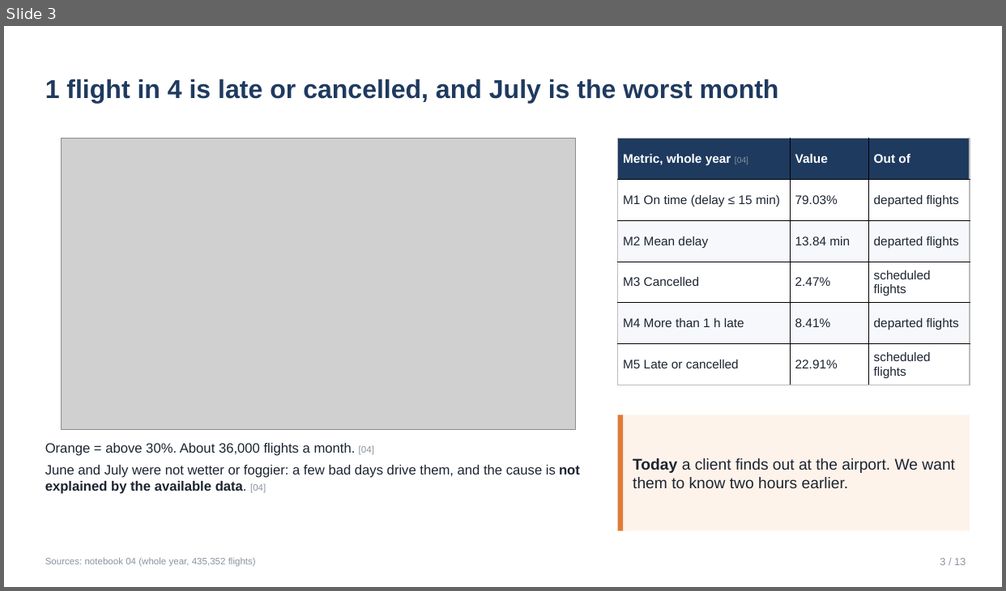
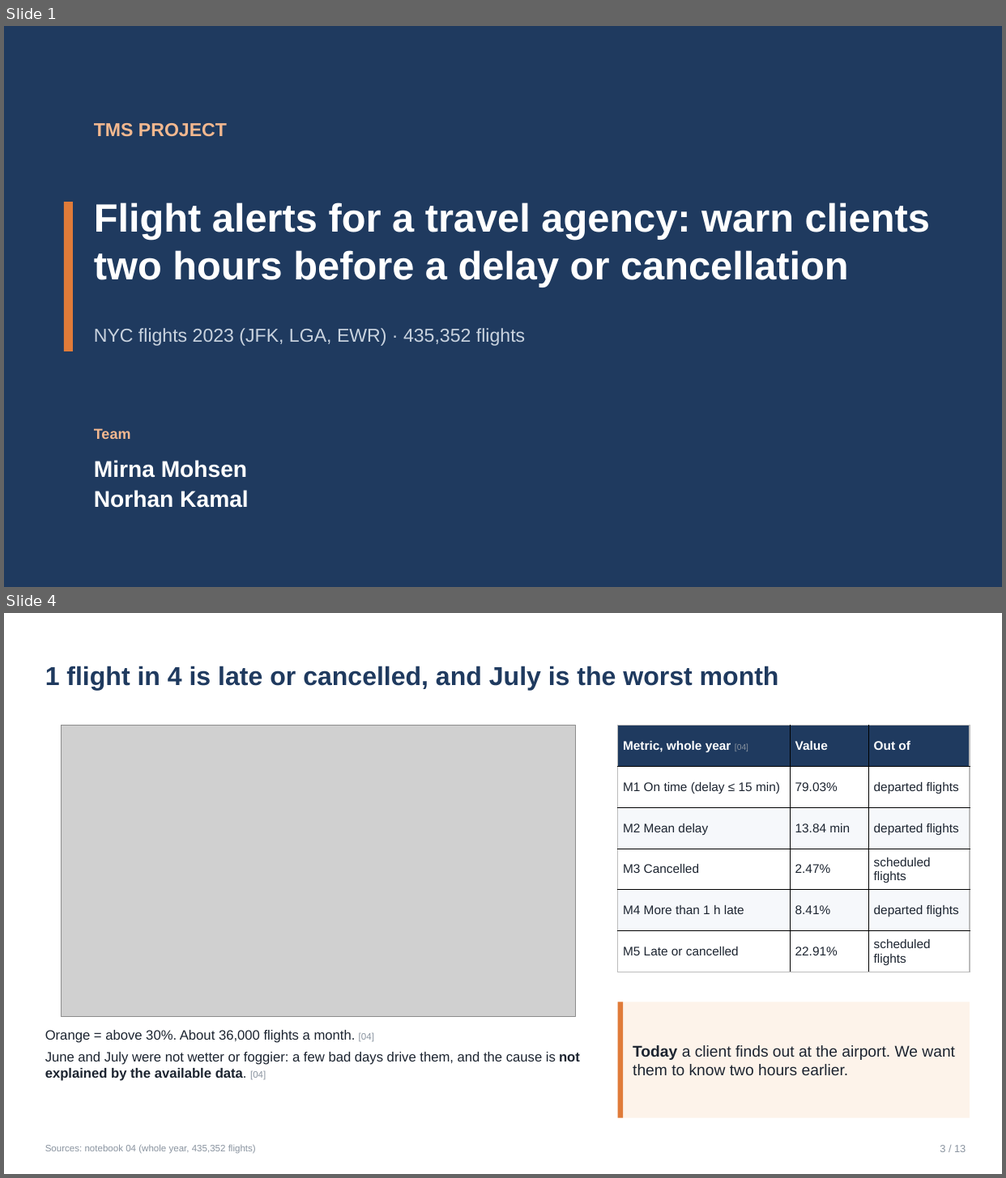
Before and after one commit to MirnaEmbaby/tms-flights, a slide deck: slides/tms_final.pptx. Shown one above the other, each under a label of ours: slide 3 before the commit, slides 1 and 4 after it; the slides between them are not shown. The pictures are 1006x591 and 1006x1178 pixels, drawn with LibreOffice and Linux fonts; fonts in the diff are those of the drawing; grey boxes stand for pictures. Boxes give left, top, right and bottom in pixels: in the first picture for what was removed or moved away, otherwise in the second. Text is boxed around its words. In the diff, an @@ line names an element or a change of style, - is before the commit and + after.

```diff
--- a/slides/tms_final.pptx
+++ b/slides/tms_final.pptx
@@ slide 1 added at [4, 26, 1002, 587], background #FFFFFF @@
@@ rectangle added at [4, 26, 1002, 587], fill #1F3A5F @@
@@ text added at [94, 123, 227, 137], 18 pt, text #F3B88F, bold @@
+TMS PROJECT
@@ rectangle added at [64, 202, 73, 352], fill #E07B39 @@
@@ text added at [94, 203, 930, 287], 38 pt, text #FFFFFF, bold @@
+Flight alerts for a travel agency: warn clients two hours before a delay or cancellation
@@ text added at [94, 328, 525, 346], 18 pt, text #C9D3DF @@
+NYC flights 2023 (JFK, LGA, EWR) · 435,352 flights
@@ text added at [94, 429, 131, 439], 14 pt, text #F3B88F, bold @@
+Team
@@ text added at [94, 460, 249, 508], 22 pt, text #FFFFFF, bold @@
+Mirna Mohsen
+Norhan Kamal
@@ what was slide 3 is now slide 4 @@
```
Also in this commit, not shown: 8 slides changed, 1 other file.
